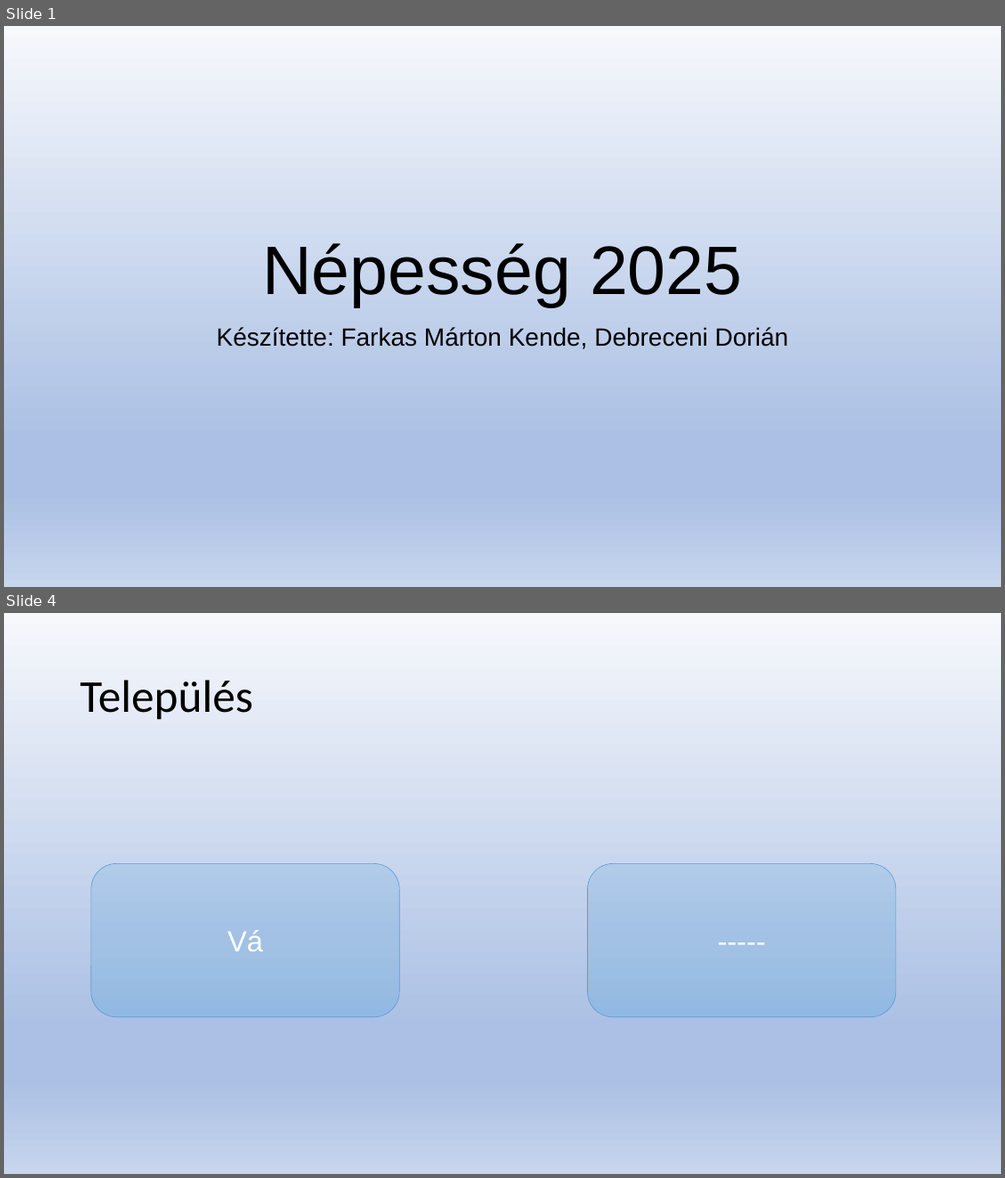
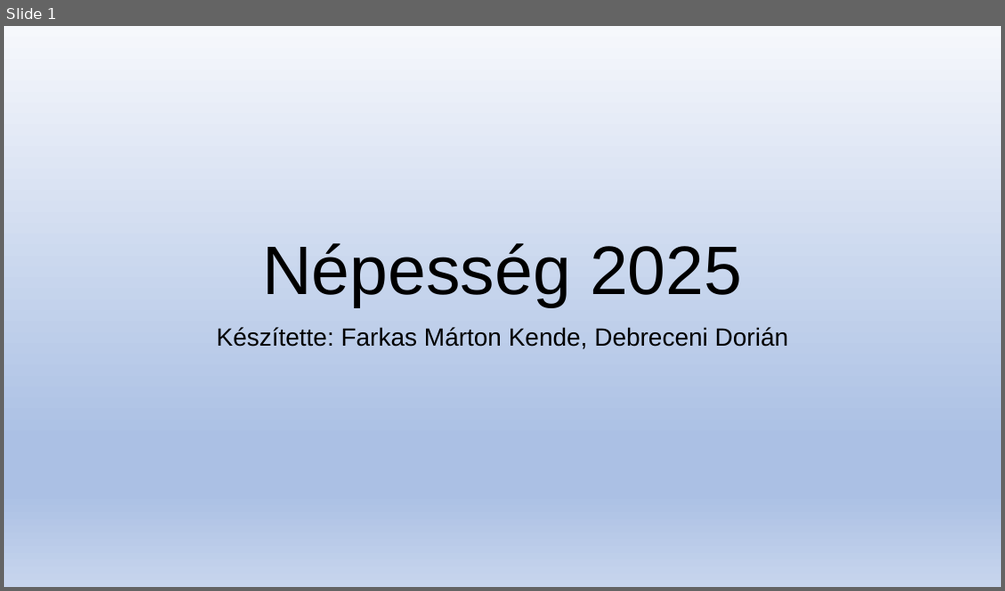
Before and after one commit to Dorian25asd/Lakossag, a slide deck: Népesség 2025.pptx. Shown one above the other, each under a label of ours: slides 1 and 4 before the commit, slide 1 after it; the slides between them are not shown. The pictures are 1005x1178 and 1005x591 pixels, drawn with LibreOffice and Linux fonts; fonts in the diff are those of the drawing. Boxes give left, top, right and bottom in pixels: in the first picture for what was removed or moved away, otherwise in the second. Text is boxed around its words. In the diff, an @@ line names an element or a change of style, - is before the commit and + after.

```diff
--- a/Népesség 2025.pptx
+++ b/Népesség 2025.pptx
@@ slide 4 removed at [4, 613, 1001, 1174], background gradient #F6F8FC to #ABC0E4 to #C7D5ED @@
@@ title removed at [80, 680, 252, 720] @@
-Település
@@ rounded rectangle removed at [90, 863, 399, 1017] @@
-Vá
@@ rounded rectangle removed at [587, 863, 896, 1017] @@
------
```
Also in this commit, not shown: 2 slides changed, 1 slide added, 3 other slides removed.
